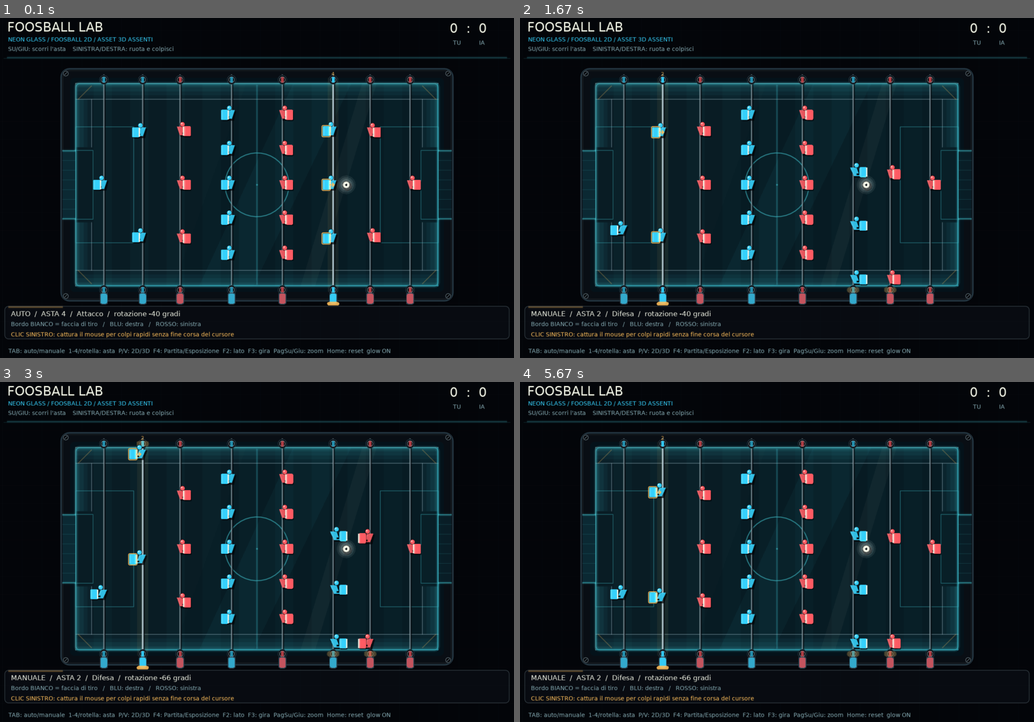
Above: before the commit, frames 1-4 (two rows, left to right).
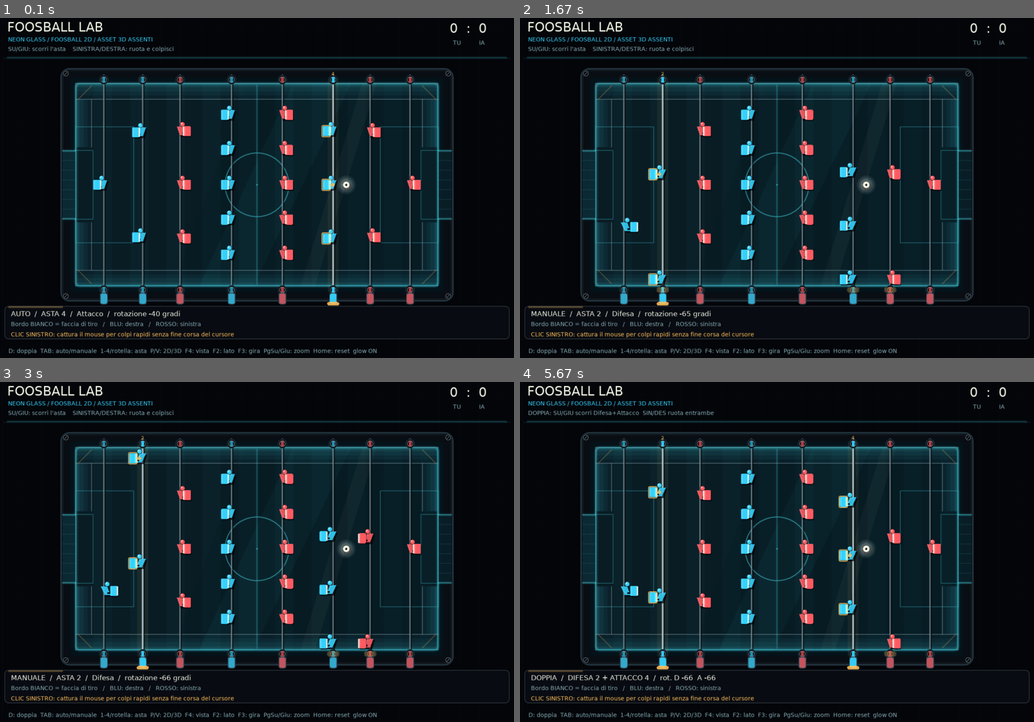
Above: after the commit, the same moments.

Repository: Askeladd22/FoosballPhysicsLab
Game: LÖVE game, started from main.lua
Two runs of this game, one before a commit and one after it. Both use one fixed random seed, a clock stepped at 60 frames per second and the inputs below.
Inputs (mouse positions are in pixels of both pictures, inside the frame that each line leads up to):
- Up to frame 1 (0.1 s): no input
- Up to frame 2 (1.67 s): hold D 0.33-0.8 s; move the mouse to (756, 201) at 0.37 s; tap 1 at 0.83 s; hold W 1.17-1.47 s; move the mouse to (828, 266) at 1.2 s; hold D from 1.5 s (still down); move the mouse to (612, 269) at 1.53 s; tap 2 at 1.65 s
- Up to frame 3 (3 s): release D at 1.97 s; hold A 2-2.53 s; move the mouse to (318, 582) at 2.03 s; hold A 2.57-2.97 s; move the mouse to (267, 433) at 2.6 s
- Up to frame 4 (5.67 s): hold W 3-3.37 s; move the mouse to (586, 541) at 3.03 s; tap 2 at 3.15, 4.72 s; hold D 3.4-4.03 s; move the mouse to (777, 592) at 3.43 s; hold A 4.07-4.53 s; move the mouse to (977, 684) at 4.1 s; hold D 4.57-5.03 s; move the mouse to (699, 480) at 4.6 s; hold W 5.07-5.37 s; move the mouse to (915, 521) at 5.1 s; hold D from 5.4 s (still down); move the mouse to (576, 473) at 5.43 s

The runs differ from the first frame. In frame 1, 0.6% of the frame differs, in the area x 1-76%, y 97-99%; in frame 2, 1.8%; in frame 3, 1.6%; in frame 4, 2.4%, in the area x 1-76%, y 8-99%.

Commit message:
feat(foosball): D toggles dual defence/attack input with visible 2D HUD state

Diff:
--- a/main.lua
+++ b/main.lua
@@ -48,10 +48,9 @@
     MeshArt.drawTable(lg)
 end
 local function rods()
-    local selected=match.rods[match.selected]
     for i,r in ipairs(match.rods) do
         local c=r.team==1 and colors.human or colors.away
-        local current=r==selected
+        local current=match:isRodControlled(i)
         if current then
             -- A moving marker makes *translation* explicit in oblique view.
             -- Rod shaft does not move in x, while all figures slide in y.
@@ -253,7 +252,9 @@
     local display=ThreeD.active() and "TABLE SOCCER - MESH 3D REALI / PROSPETTIVA" or
         (ThreeD.loaded and "FOOSBALL 2D / MODELLO 3D PAUSATO" or "FOOSBALL 2D / ASSET 3D ASSENTI")
     text("NEON GLASS / "..display,38,58,fonts.small,colors.human)
-    text("SU/GIU: scorri l'asta    SINISTRA/DESTRA: ruota e colpisci",
+    text(match.controlMode=="dual" and
+        "DOPPIA: SU/GIU scorri Difesa+Attacco  SIN/DES ruota entrambe" or
+        "SU/GIU: scorri l'asta    SINISTRA/DESTRA: ruota e colpisci",
         38,81,fonts.small,colors.muted)
     local score=tostring(match.score[1]).."  :  "..tostring(match.score[2])
     text(score,w-174,21,fonts.title,colors.cream)
@@ -269,9 +270,16 @@
     lg.setLineWidth(1)
     lg.rectangle("line",30,bottom-8,w-60,79,9,9)
     Theme.glowLine(lg,39,bottom-6,170,bottom-6,colors.gold,1.5,0.48)
-    text((match.controlMode=="auto" and "AUTO" or "MANUALE")..
-        "  /  ASTA "..match.selected.."  /  "..r.kind.."  /  rotazione "..angle.." gradi",
-        45,bottom,fonts.normal,colors.cream)
+    local status
+    if match.controlMode=="dual" then
+        local def=math.floor(match.rods[2].angle*180/math.pi+0.5)
+        status="DOPPIA  /  DIFESA 2 + ATTACCO 4  /  rot. D "..def.."  A "..angle
+    else
+        status=(match.controlMode=="auto" and "AUTO" or "MANUALE")..
+            "  /  ASTA "..match.selected.."  /  "..r.kind..
+            "  /  rotazione "..angle.." gradi"
+    end
+    text(status,45,bottom,fonts.normal,colors.cream)
     if r.stopPulse>0 then text("FINE CORSA",w-175,bottom,fonts.small,colors.gold)
     elseif match.autoRodNotice and match.autoRodNotice.expires>match.clock then
         text("ASTA "..match.autoRodNotice.rod.." SELEZIONATA",w-220,bottom,fonts.small,colors.gold)
@@ -286,7 +294,9 @@
             45,bottom+27,fonts.small,colors.gold)
     else
         text((ThreeD.active() and ThreeD.viewMode=="gameplay") and
-            "ORO = asta e punti di tiro   /   BIANCO = pallina e traiettoria" or
+            (match.controlMode=="dual" and
+            "ORO = Difesa + Attacco controllate insieme  /  BIANCO = pallina" or
+            "ORO = asta e punti di tiro   /   BIANCO = pallina e traiettoria") or
             (ThreeD.active() and "MODELLO 3D / GAMBE REALI" or
             "Bordo BIANCO = faccia di tiro   /   BLU: destra   /   ROSSO: sinistra"),
             45,bottom+27,fonts.small,colors.muted)
@@ -305,9 +315,9 @@
     end
     local shortcuts
     if w<1180 then
-        shortcuts="TAB: auto/manuale  1-4: asta  P/V: 2D/3D  F4: vista  F2: lato  F3: gira  Home: reset"
+        shortcuts="D: doppia  TAB: auto/manuale  1-4: asta  P/V: 2D/3D  F4: vista  F2: lato  F3: gira  Home: reset"
     else
-        shortcuts="TAB: auto/manuale  1-4/rotella: asta  P/V: 2D/3D  F4: Partita/Esposizione  F2: lato  F3: gira  PagSu/Giu: zoom  Home: reset"
+        shortcuts="D: doppia  TAB: auto/manuale  1-4/rotella: asta  P/V: 2D/3D  F4: vista  F2: lato  F3: gira  PgSu/Giu: zoom  Home: reset"
     end
     text(shortcuts.."  glow "..(Theme.glowEnabled and "ON" or "OFF"),
         39,h-38,fonts.small,colors.muted)
@@ -422,6 +432,8 @@
         love.mouse.setRelativeMode(not love.mouse.getRelativeMode())
     elseif key=="tab" then
         match:toggleAutoRod()
+    elseif key=="d" then
+        match:toggleDualRod()
     elseif key=="c" then
         match:neutralRod()
     elseif key=="r" then
